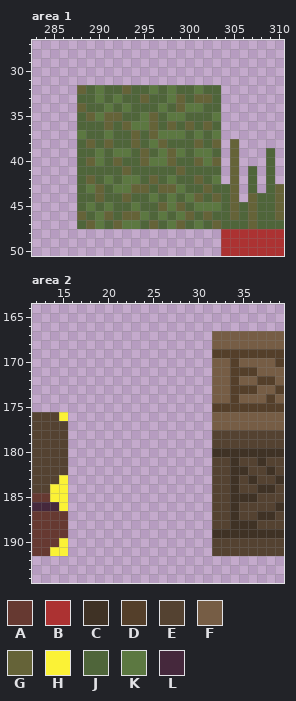
Two states of a pixel-art file, assets/image/atlas.aseprite. Above, as it was before the edit.
512x512 pixels, 1 frame. Pixels under 10% opacity are left out. Colours within 5 levels of each other are drawn and written as one. Shown: area 1: x 283..310, y 27..50; area 2: x 12..39, y 164..194.
Visible layers, top first: "shadow" opacity 27%, "door", "Flattened", "light" opacity 8%.
Palette (. is transparent): A #663931  B #ac3232  C #3f3225  D #543f2a  E #544231  F #765d45  G #656338  H #fbf236  J #4f653a  K #5c7841  L #45283c
Pixels before, area 1, first column x 288:
32 GJKJJGJJKJKJJKJJ.......
33 JJKJKJJGJJKGJGGJ.......
34 GJJKJKJJJKJGKKJJ.......
35 JGKGGJJKGJKKJJJK.......
36 JJJGJGKKGJGJGJGJ.......
37 KJJKJJGJGKKKJKJK.......
38 JGJGJJGJKGJJJGJG.G.....
39 JJKJKKJGJKGKJKKJ.G...J.
40 JGKJGJJGKKGJJGKG.G...J.
41 JJJJJGJJJJJGJJJJ.G.J.J.
42 JGJKJKKJGJKJJGJK.G.J.J.
43 JKGJKKGGJGGKJJGJJG.J.JG
44 JJGJJGJJKJKJKGJGJG.GJJG
45 JKJKJJKJJGKGJKKKJGJGJJG
46 GJKGJGGKJKJKGJGJJGJGJJG
47 JGKJGKKJGJKGJKJGJJJGJJJ
48 ................BBBBBBB
49 ................BBBBBBB
50 ................BBBBBBB
Pixels before, area 2, first column x 12:
167 ....................FFFFFFFF
168 ....................FFFFFFFF
169 ....................DDDDDDDD
170 ....................FFDFFFFD
171 ....................FFDDDFFF
172 ....................FFDFFDDF
173 ....................FFDDDFFD
174 ....................FFDFFFDF
175 ....................DDDDDDDD
176 EEEH................FFFFFFFF
177 EEEE................FFFFFFFF
178 EEEE................EEEEEEEE
179 EEEE................EEEEEEEE
180 EEEE................CCCCCCCC
181 EEEE................EECEECEE
182 EEEE................EECCEECE
183 EEEH................EECECEEC
184 EEHH................EECEECCE
185 AAHH................EECCCEEE
186 LLLH................EECEEEEC
187 AAAA................EECEECCE
188 AAAA................EECCCEEE
189 AAAA................CCCCCCCC
190 AAAH................EEEEEEEE
191 AAHH................EEEEEEEE
The result:
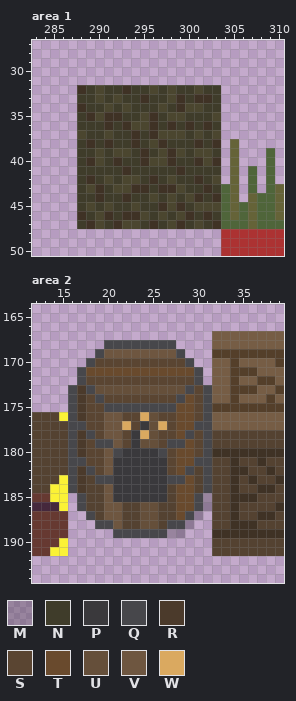
Colours new in this view: M #00000039  N #3f3c2a  P #3a393c  Q #47474b  R #4b3a2b  S #5a4532  T #694a2d  U #654f3a  V #6e5640  W #daa960
Edits made:
colour K: #5c7841 -> #4b462f
Area 1, layer "Flattened":
y 32: x 288..289 GJ -> CN; x 291..295 JJGJJ -> NNCNN; x 297 J -> N; x 299..300 JJ -> NN; x 302..303 JJ -> NN
y 33: x 288..289 JJ -> NN; x 291 J -> N; x 293..297 JJGJJ -> NNCNN; x 299..303 GJGGJ -> CNCCN
y 34: x 288..290 GJJ -> CNN; x 292 J -> N; x 294..296 JJJ -> NNN; x 298..299 JG -> NC; x 302..303 JJ -> NN
y 35: x 288..289 JG -> NC; x 291..294 GGJJ -> CCNN; x 296..297 GJ -> CN; x 300..302 JJJ -> NNN
y 36: x 288..293 JJJGJG -> NNNCNC; x 296..303 GJGJGJGJ -> CNCNCNCN
y 37: x 289..290 JJ -> NN; x 292..296 JJGJG -> NNCNC; x 300 J -> N; x 302 J -> N
y 38: x 288..295 JGJGJJGJ -> NCNCNNCN; x 297..303 GJJJGJG -> CNNNCNC
y 39: x 288..289 JJ -> NN; x 291 J -> N; x 294..296 JGJ -> NCN; x 298 G -> C; x 300 J -> N; x 303 J -> N
y 40: x 288..289 JG -> NC; x 291..295 JGJJG -> NCNNC; x 298..301 GJJG -> CNNC; x 303 G -> C
y 41: x 288..303 JJJJJGJJJJJGJJJJ -> NNNNNCNNNNNCNNNN
y 42: x 288..290 JGJ -> NCN; x 292 J -> N; x 295..297 JGJ -> NCN; x 299..302 JJGJ -> NNCN
y 43: x 288 J -> N; x 290..291 GJ -> CN; x 294..298 GGJGG -> CCNCC; x 300..303 JJGJ -> NNCN
y 44: x 288..295 JJGJJGJJ -> NNCNNCNN; x 297 J -> N; x 299 J -> N; x 301..303 GJG -> CNC
y 45: x 288 J -> N; x 290 J -> N; x 292..293 JJ -> NN; x 295..297 JJG -> NNC; x 299..300 GJ -> CN
y 46: x 288..289 GJ -> CN; x 291..294 GJGG -> CNCC; x 296 J -> N; x 298 J -> N; x 300..303 GJGJ -> CNCN
y 47: x 288..289 JG -> NC; x 291..292 JG -> NC; x 295..297 JGJ -> NCN; x 299..300 GJ -> CN; x 302..303 JG -> NC
Area 2, layer "Flattened":
y 168: x 20..27 ........ -> QQQQQQQQ
y 169: x 19..28 .......... -> QVVVVVVVVQ
y 170: x 18..29 ............ -> QSSSSSSSSSSQ
y 171: x 17..30 .............. -> QTTTTTTTTTTTTQ
y 172: x 17..30 .............. -> QSSSSSSSSSSSSQ
y 173: x 16..31 ................ -> QRQUUUUUUUUUUQSQ
y 174: x 16..31 ................ -> QRSQSSSSSSSSQTSQ
y 175: x 16..31 ................ -> QRSSQQQQQQQQTTSQ
y 176: x 16..31 ................ -> QRSSVVSSWUSSTTSQ
y 177: x 16..31 ................ -> QQSSVVWSPUWSTTQQ
y 178: x 16..31 ................ -> QRQSVVSPWUSSTQSQ
y 179: x 16..31 ................ -> QRSQQVSPUUSQQTSQ
y 180: x 16..31 ................ -> QRSSVQPPPPQSTTSQ
y 181: x 16..31 ................ -> QQSSVPPPPPPSTTQQ
y 182: x 16..31 ................ -> QRQSVPPPPPPSTQEQ
y 183: x 16..31 ................ -> QREQQPPPPPPQQTEQ
y 184: x 16..31 ................ -> QREEVPPPPPPETTEQ
y 185: x 17..31 ............... -> QEEVPPPPPPETTQM
y 186: x 17..31 ............... -> QEEVVEEUUEETTQM
y 187: x 18..30 ............. -> QEVVEEUUEETQM
y 188: x 19..29 ........... -> QQVEEUUEQQM
y 189: x 21..28 ........ -> QQQQQQMM
Changed places in both pictures, as pixel boxes (x1, y1, x2, y2):
changed: (77, 85, 221, 229)
added: (68, 340, 212, 538)
